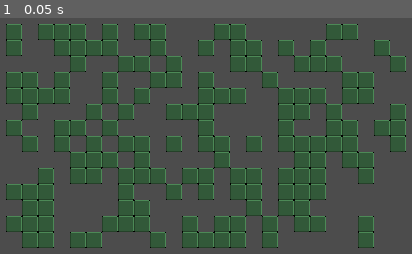
Above: before the commit, frame 1.
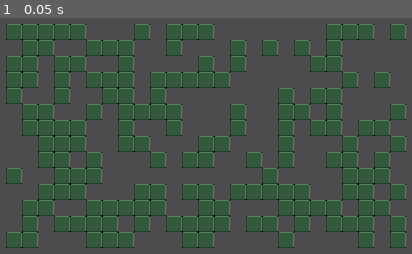
Above: after the commit, the same moment.

Repository: ffekete/WizardOfRogue
Game: Godot game, scene res://Scenes/Game/Main.tscn
The game is run twice, just before and just after one commit, with the same random seed, the same clock (stepped at 60 frames per second) and the same inputs. Before the commit the project starts from res://Main.tscn.
Inputs:
- Up to frame 1 (0.05 s): no input

The runs differ from the first frame. In frame 1, 43% of the frame differs, in the area x 1-99%, y 2-98%.

Commit message:
restructuring, better player controls

Diff:
--- a/Main.tscn
+++ /dev/null
@@ -1,18 +0,0 @@
-[gd_scene load_steps=5 format=2]
-
-[ext_resource path="res://Player.tscn" type="PackedScene" id=1]
-[ext_resource path="res://Main.gd" type="Script" id=2]
-[ext_resource path="res://CaveTile.tscn" type="PackedScene" id=3]
-[ext_resource path="res://Camera2D.gd" type="Script" id=4]
-
-[node name="Main" type="Node"]
-script = ExtResource( 2 )
-CaveTile = ExtResource( 3 )
-Player = ExtResource( 1 )
-
-[node name="Camera2D" type="Camera2D" parent="."]
-position = Vector2( 120.92, 63.8376 )
-current = true
-script = ExtResource( 4 )
-
-[node name="Player" parent="." instance=ExtResource( 1 )]
--- a/CaveTile.tscn
+++ b/Scenes/Game/CaveTile.tscn
@@ -1,6 +1,6 @@
 [gd_scene load_steps=6 format=2]
 
-[ext_resource path="res://CaveTile.gd" type="Script" id=1]
+[ext_resource path="res://Scripts/Game/CaveTile.gd" type="Script" id=1]
 [ext_resource path="res://sprites/Cave_tile.png" type="Texture" id=2]
 
 [sub_resource type="AtlasTexture" id=1]
--- /dev/null
+++ b/Scenes/Game/Main.tscn
@@ -0,0 +1,18 @@
+[gd_scene load_steps=5 format=2]
+
+[ext_resource path="res://Scripts/Game/Main.gd" type="Script" id=1]
+[ext_resource path="res://Scenes/Game/CaveTile.tscn" type="PackedScene" id=2]
+[ext_resource path="res://Scenes/Game/Player.tscn" type="PackedScene" id=3]
+[ext_resource path="res://Scripts/Game/Camera2D.gd" type="Script" id=4]
+
+[node name="Main" type="Node"]
+script = ExtResource( 1 )
+CaveTile = ExtResource( 2 )
+Player = ExtResource( 3 )
+
+[node name="Camera2D" type="Camera2D" parent="."]
+position = Vector2( 120.92, 63.8376 )
+current = true
+script = ExtResource( 4 )
+
+[node name="Player" parent="." instance=ExtResource( 3 )]
--- a/Map.tscn
+++ b/Scenes/Game/Map.tscn
@@ -1,6 +1,6 @@
 [gd_scene load_steps=2 format=2]
 
-[ext_resource path="res://Map.gd" type="Script" id=1]
+[ext_resource path="res://Scripts/Game/Map.gd" type="Script" id=1]
 
 [node name="TileMap" type="TileMap"]
 format = 1
--- a/Player.tscn
+++ b/Scenes/Game/Player.tscn
@@ -3,7 +3,7 @@
 [ext_resource path="res://sprites/P1_walk.png" type="Texture" id=1]
 [ext_resource path="res://sprites/P1_idle.png" type="Texture" id=2]
 [ext_resource path="res://sprites/P1_attack.png" type="Texture" id=3]
-[ext_resource path="res://Player.gd" type="Script" id=4]
+[ext_resource path="res://Scripts/Game/Player.gd" type="Script" id=4]
 
 [sub_resource type="AtlasTexture" id=1]
 atlas = ExtResource( 2 )
@@ -93,5 +93,7 @@
 
 [node name="AttackTimer" type="Timer" parent="."]
 
+[node name="TurnTimer" type="Timer" parent="."]
+
 [connection signal="body_entered" from="." to="." method="_on_Player_body_entered"]
 [connection signal="timeout" from="AttackTimer" to="." method="_on_AttackTimer_timeout"]
--- a/Wall.tscn
+++ b/Scenes/Game/Wall.tscn
@@ -4,7 +4,7 @@
 [ext_resource path="res://sprites/Wall_left.png" type="Texture" id=2]
 [ext_resource path="res://sprites/Wall_right.png" type="Texture" id=3]
 [ext_resource path="res://sprites/Wall_bottom.png" type="Texture" id=4]
-[ext_resource path="res://Wall.gd" type="Script" id=5]
+[ext_resource path="res://Scripts/Game/Wall.gd" type="Script" id=5]
 
 [sub_resource type="AtlasTexture" id=1]
 atlas = ExtResource( 2 )
--- a/Player.gd
+++ b/Scripts/Game/Player.gd
@@ -3,14 +3,17 @@
 signal hit
 
 export var speed = 0.75
+export var turn_speed = 0.15
 
 onready var tween = $Tween
 onready var ray = $RayCast2D
 onready var attack_timer = $AttackTimer
+onready var turn_timer = $TurnTimer
 
 var tile_size = Global.grid_size
 var screen_size
 var next_dir
+var currentDir
 
 # Called when the node enters the scene tree for the first time.
 func _ready():
@@ -18,6 +21,8 @@
 	$AnimatedSprite.flip_h = false
 	$AnimatedSprite.play()
 	attack_timer.one_shot = true
+	turn_timer.one_shot = true
+	currentDir = "right"
 
 func _process(delta):
 
@@ -57,30 +62,54 @@
 	if(!attack_timer.is_stopped()):
 		return
 
+
 	if(Input.is_action_pressed("ui_up")):
-		$AnimatedSprite.animation = "walk"
-		move_with_collision_check(Global.inputs["up"])
-		_position_up()
-		next_dir = Vector2.UP
+
+		if(turn_timer.is_stopped() && currentDir != "up"):
+			_position_up()
+			turn_timer.start(turn_speed)
+			next_dir = Vector2.UP
+		else:
+			if(turn_timer.is_stopped()):
+				$AnimatedSprite.animation = "walk"
+				move_with_collision_check(Global.inputs["up"])
+				_position_up()
+				next_dir = Vector2.UP
 
 	elif(Input.is_action_pressed("ui_down")):
-		$AnimatedSprite.animation = "walk"
-		move_with_collision_check(Global.inputs["down"])
-		_position_down()
-		next_dir = Vector2.DOWN
+		if(turn_timer.is_stopped() && currentDir != "down"):
+			_position_down()
+			turn_timer.start(turn_speed)
+			next_dir = Vector2.DOWN
+		else:
+			if(turn_timer.is_stopped()):
+				$AnimatedSprite.animation = "walk"
+				move_with_collision_check(Global.inputs["down"])
+				_position_down()
 
 	elif(Input.is_action_pressed("ui_left")):
-		$AnimatedSprite.animation = "walk"
-		move_with_collision_check(Global.inputs["left"])
-		_position_left()
-		next_dir = Vector2.LEFT
-
+		if(turn_timer.is_stopped() && currentDir != "left"):
+			_position_left()
+			turn_timer.start(turn_speed)
+			next_dir = Vector2.LEFT
+		else:
+			if(turn_timer.is_stopped()):
+				$AnimatedSprite.animation = "walk"
+				move_with_collision_check(Global.inputs["left"])
+				_position_left()
+				next_dir = Vector2.LEFT
 
 	elif(Input.is_action_pressed("ui_right")):
-		$AnimatedSprite.animation = "walk"
-		move_with_collision_check(Global.inputs["right"])
-		_position_right()
-		next_dir = Vector2.RIGHT
+		if(turn_timer.is_stopped() && currentDir != "right"):
+			_position_right()
+			turn_timer.start(turn_speed)
+			next_dir = Vector2.RIGHT
+		else:
+			if(turn_timer.is_stopped()):
+				$AnimatedSprite.animation = "walk"
+				move_with_collision_check(Global.inputs["right"])
+				_position_right()
+				next_dir = Vector2.RIGHT
 
 
 	elif(Input.is_action_pressed("ui_fire")):
@@ -93,7 +122,7 @@
 			$AnimatedSprite.animation = "idle"
 
 func move_with_collision_check(dir):
-	ray.cast_to = dir * tile_size / 2
+	ray.cast_to = dir * tile_size
 	ray.force_raycast_update()
 	if(!ray.is_colliding()):
 		move(dir)
@@ -121,17 +150,21 @@
 	$AnimatedSprite.flip_v = true
 	$AnimatedSprite.rotation_degrees = 270
 	$AnimatedSprite.flip_h = false
+	currentDir = "up"
 
 func _position_down():
 	$AnimatedSprite.rotation_degrees =  90
 	$AnimatedSprite.flip_h = false
+	currentDir = "down"
 
 func _position_left():
 	$AnimatedSprite.rotation_degrees = 0
 	$AnimatedSprite.flip_v = false
 	$AnimatedSprite.flip_h = true
+	currentDir = "left"
 
 func _position_right():
 	$AnimatedSprite.rotation_degrees = 0
 	$AnimatedSprite.flip_v = false
 	$AnimatedSprite.flip_h = false
+	currentDir = "right"
--- a/project.godot
+++ b/project.godot
@@ -11,12 +11,12 @@
 [application]
 
 config/name="Roguelite"
-run/main_scene="res://Main.tscn"
+run/main_scene="res://Scenes/Game/Main.tscn"
 config/icon="res://icon.png"
 
 [autoload]
 
-Global="*res://Global.gd"
+Global="*res://Scripts/Global.gd"
 
 [display]
 
Renamed: Camera2D.gd -> Scripts/Game/Camera2D.gd
Renamed: CaveTile.gd -> Scripts/Game/CaveTile.gd
Renamed: Main.gd -> Scripts/Game/Main.gd
Renamed: Map.gd -> Scripts/Game/Map.gd
Renamed: Wall.gd -> Scripts/Game/Wall.gd
Renamed: Global.gd -> Scripts/Global.gd
